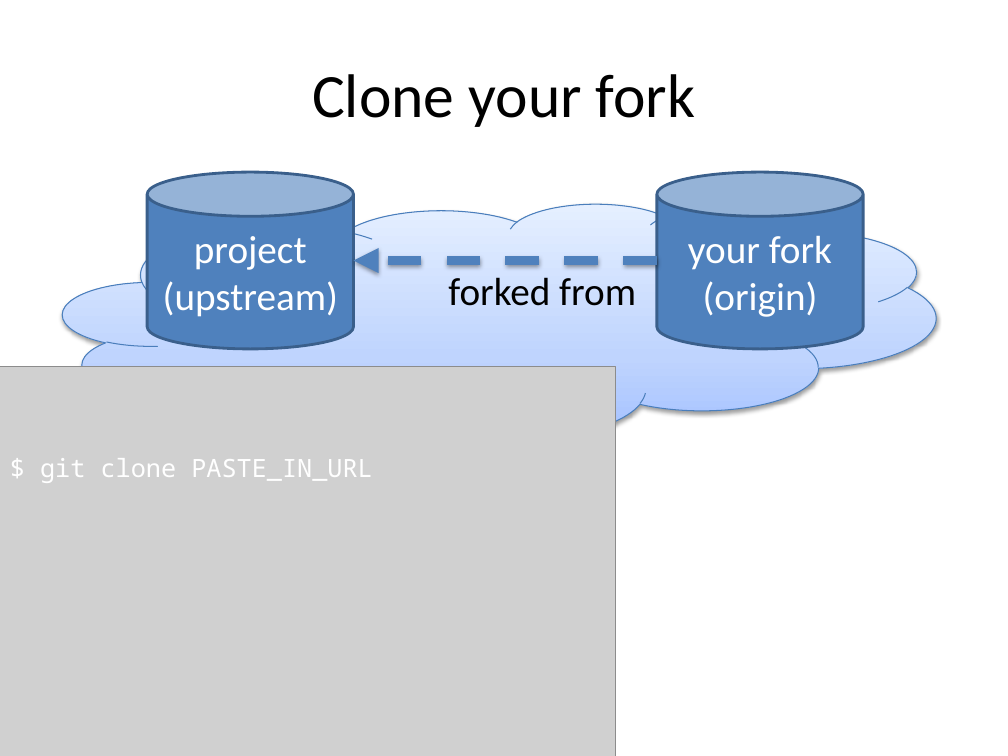
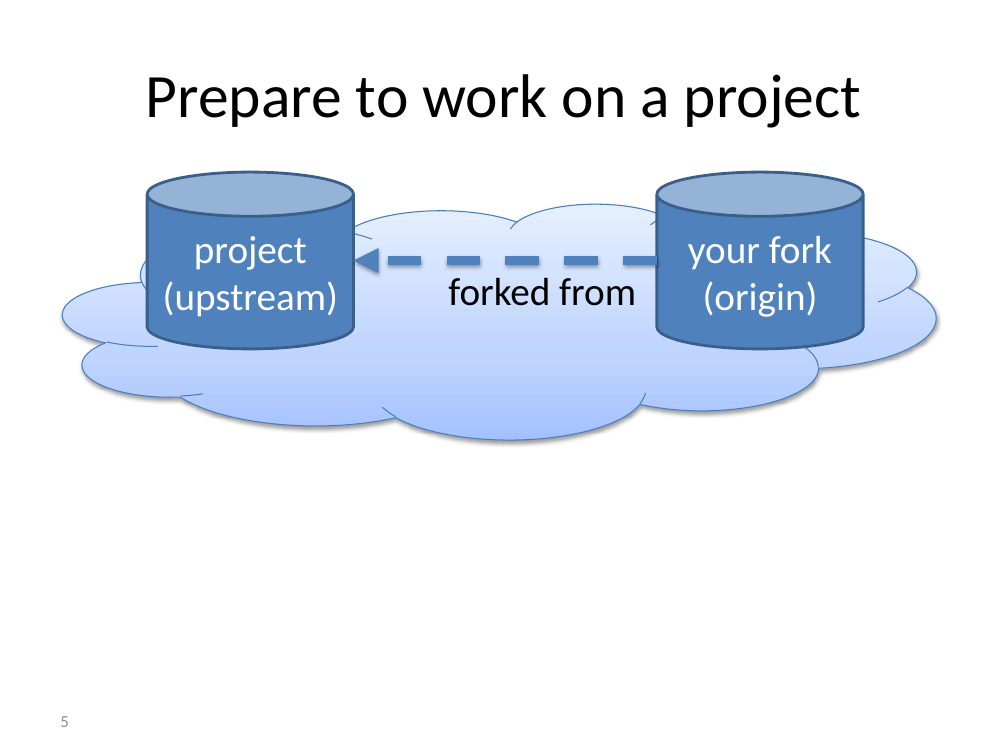
Before and after one commit to foss2serve/github-workflow-activity, a slide deck: slide 5 of activity/presentation.pptx (slide 8 before the commit). Drawn at 1008x756 pixels with LibreOffice and Linux fonts; fonts in the diff are those of the drawing; grey boxes stand for pictures; background and template pictures are left out. Boxes give left, top, right and bottom in pixels: in the first picture for what was removed or moved away, otherwise in the second. Text is boxed around its words. In the diff, an @@ line names an element or a change of style, - is before the commit and + after.

```diff
--- a/activity/presentation.pptx
+++ b/activity/presentation.pptx
@@ title at bbox=[146, 74, 861, 128]: text changed @@
-Clone your fork
+Prepare to work on a project
@@ picture removed at bbox=[0, 367, 615, 756] @@
@@ text removed at bbox=[40, 458, 372, 483] @@
-$ git clone PASTE_IN_URL
@@ page number added at bbox=[60, 716, 68, 727], 12 pt, text #8C8C8C @@
+5
```
Also in this commit, not shown: 10 other slides changed, 11 slides removed.
